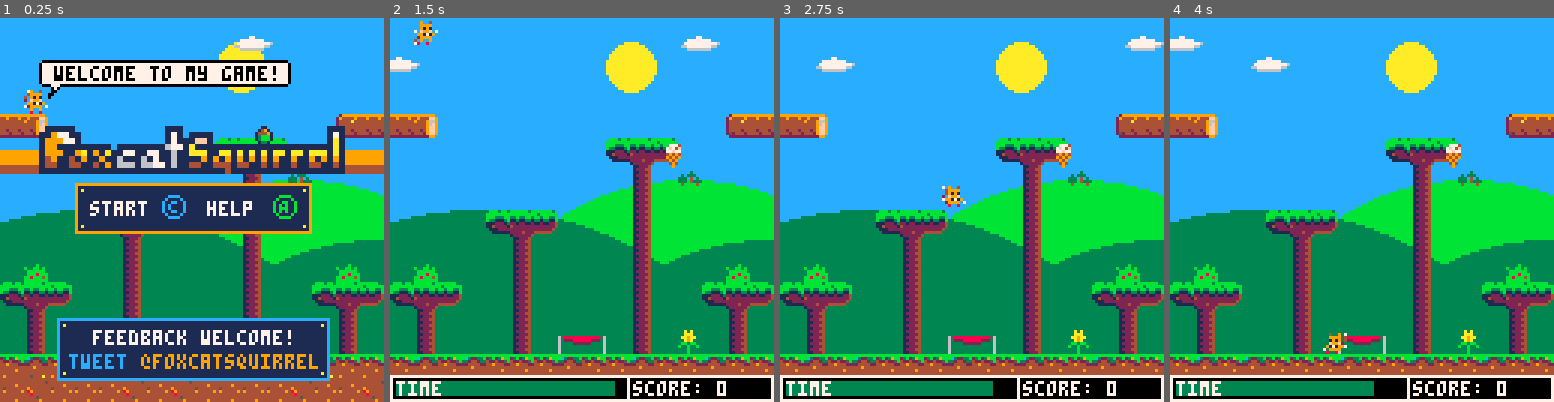
Above: before the commit, frames 1-4 (left to right).
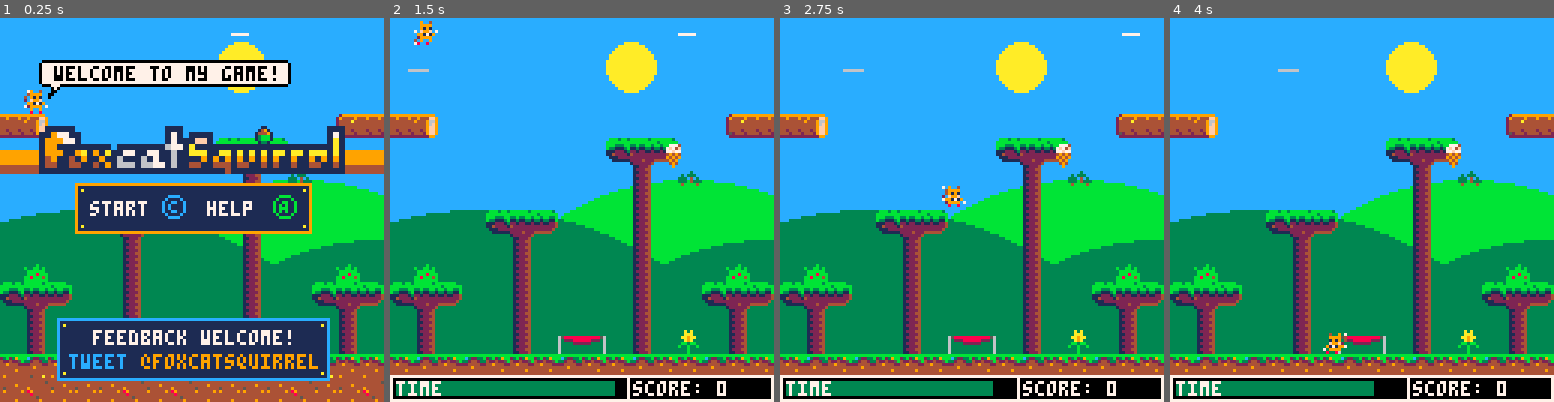
Above: after the commit, the same moments.

Repository: daddynewts/foxcatsquirrel
Game: PICO-8 cartridge foxcatsquirrel.p8
Two runs of this game, one before a commit and one after it. Both use one fixed random seed, a clock stepped at 60 frames per second and the inputs below.
Inputs:
- Up to frame 1 (0.25 s): no input
- Up to frame 2 (1.5 s): tap X (X key) at 0.33, 1.07 s; tap O (Z key) at 0.7 s
- Up to frame 3 (2.75 s): hold Right 1.6-2.1 s; tap O (Z key) at 1.7, 2.1, 2.5 s; tap X (X key) at 1.85 s; hold Right from 2.47 s (still down)
- Up to frame 4 (4 s): tap O (Z key) at 2.9, 3.3, 3.7 s; tap X (X key) at 2.97 s; release Right at 3.03 s; hold Left 3.08-3.58 s; hold Down 3.63-3.97 s

The runs differ from the first frame. In frame 1, 0.3% of the frame differs, in the area x 60-72%, y 3-9%; in frame 2, 0.5%; in frame 3, 0.6%, in the area x 9-100%, y 3-15%; in frame 4, 0.5%.

Commit message:
Fixed level_music()
I wasn't calling it from update_menu(), only update_mainmenu(), so it was an easy fix. Now the music changes per level!

Diff:
--- a/foxcatsquirrel.p8
+++ b/foxcatsquirrel.p8
@@ -628,6 +628,13 @@
  print("press ❎ to start again",22,52,7)
 end
 
+function draw_clouds()
+ cloud1.x+=0.5
+	cloud2.x+=0.4
+	line(cloud1.x,5,cloud1.x+5,5,7)
+	line(cloud2.x,17,cloud2.x+6,17,6)
+end
+
 function cloud_draw()
 	cloud1.x+=0.5
 	cloud2.x+=0.4
@@ -818,7 +825,8 @@
   circfill(126,154,80,3) -- near
   circfill(30,174,110,3) -- near
   circfill(80,16,8,10)
-  cloud_draw()
+  --cloud_draw()
+  draw_clouds()
  end
 
  -- jungle
@@ -863,8 +871,7 @@
 function level_music()
  if level==0 then
   music(music_level1)
- end
- if level==1 then
+ elseif level==1 then
   music(music_level2)
  end
 end
@@ -1075,6 +1082,7 @@
 
  if btnp(❎) then
   sfx(menu_sfx)
+  level_music()
   init_game()
   _update=update_game
   _draw=draw_game
